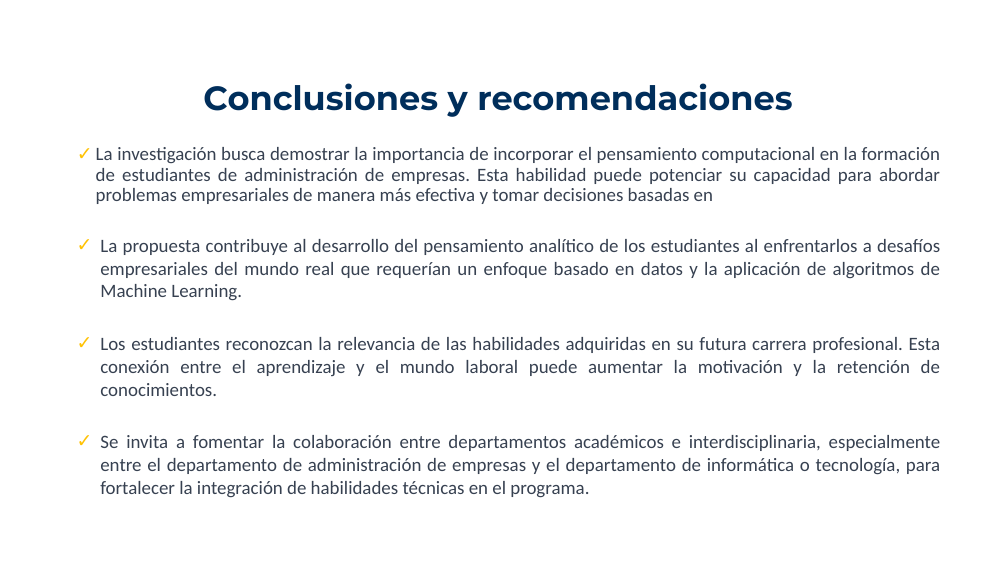
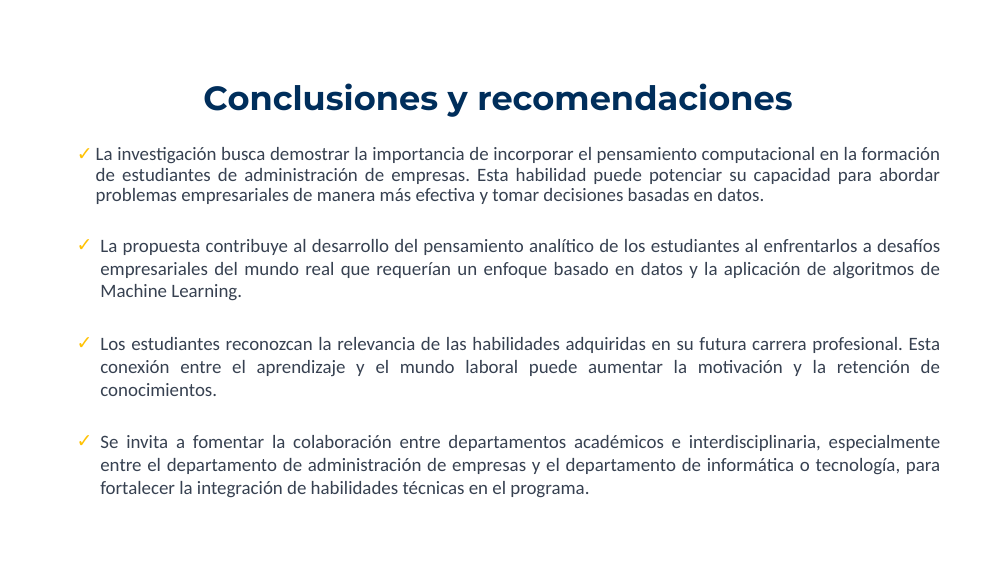
Before and after one commit to marco-canas/desarrollo_pensamiento_computacional, a slide deck: slide 5 of presentacion_ASCOLFA.pptx. Drawn at 1008x567 pixels with LibreOffice and Linux fonts; fonts in the diff are those of the drawing; background and template pictures are left out. Boxes give left, top, right and bottom in pixels: in the first picture for what was removed or moved away, otherwise in the second. Text is boxed around its words. In the diff, an @@ line names an element or a change of style, - is before the commit and + after.

```diff
--- a/presentacion_ASCOLFA.pptx
+++ b/presentacion_ASCOLFA.pptx
@@ text at bbox=[96, 147, 940, 204]: text changed @@
-✓ La investigación busca demostrar la importancia de incorporar el pensamiento computacional en la formación de estudiantes de administración de empresas. Esta habilidad puede potenciar su capacidad para abordar problemas empresariales de manera más efectiva y tomar decisiones basadas en
+✓ La investigación busca demostrar la importancia de incorporar el pensamiento computacional en la formación de estudiantes de administración de empresas. Esta habilidad puede potenciar su capacidad para abordar problemas empresariales de manera más efectiva y tomar decisiones basadas en datos.
```
Also in this commit, not shown: 2 other files.
